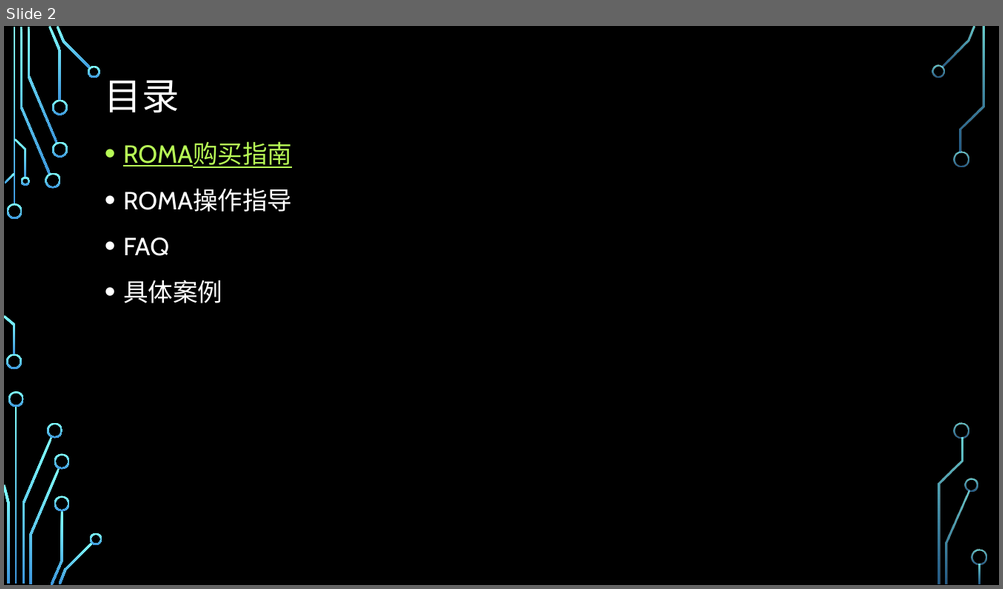
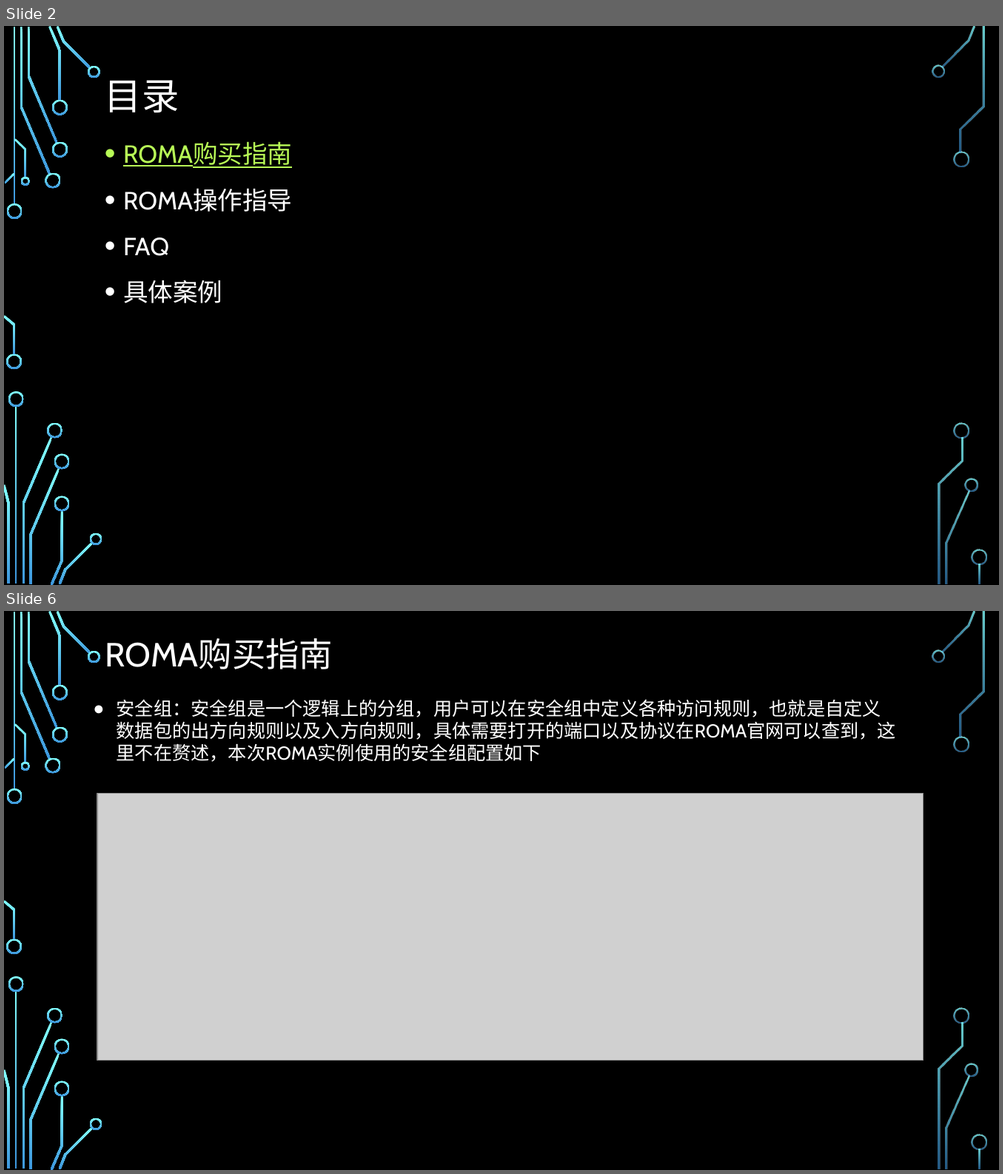
Before and after one commit to zhaoxukl1314/roma, a slide deck: ROMA使用手册.pptx. Shown one above the other, each under a label of ours: slide 2 before the commit, slides 2 and 6 after it; the slides between them are not shown. The pictures are 1003x589 and 1003x1174 pixels, drawn with LibreOffice and Linux fonts; fonts in the diff are those of the drawing; grey boxes stand for pictures; background and template pictures are left out. Boxes give left, top, right and bottom in pixels: in the first picture for what was removed or moved away, otherwise in the second. Text is boxed around its words. In the diff, an @@ line names an element or a change of style, - is before the commit and + after.

```diff
--- a/ROMA使用手册.pptx
+++ b/ROMA使用手册.pptx
@@ slide 6 added at bbox=[4, 611, 999, 1170], background picture (left out); not listed: 36 template elements that a slide beside it also shows @@
@@ title added at bbox=[105, 638, 333, 669], 32.4 pt, text #FFFFFF @@
+ROMA购买指南
@@ text added at bbox=[116, 699, 896, 762], 18 pt, text #FFFFFF @@
+● 安全组：安全组是一个逻辑上的分组，用户可以在安全组中定义各种访问规则，也就是自定义数据包的出方向规则以及入方向规则，具体需要打开的端口以及协议在ROMA官网可以查到，这里不在赘述，本次ROMA实例使用的安全组配置如下
@@ picture added at bbox=[97, 793, 923, 1060] @@
```
Also in this commit, not shown: 1 slide changed, 9 other slides added.
